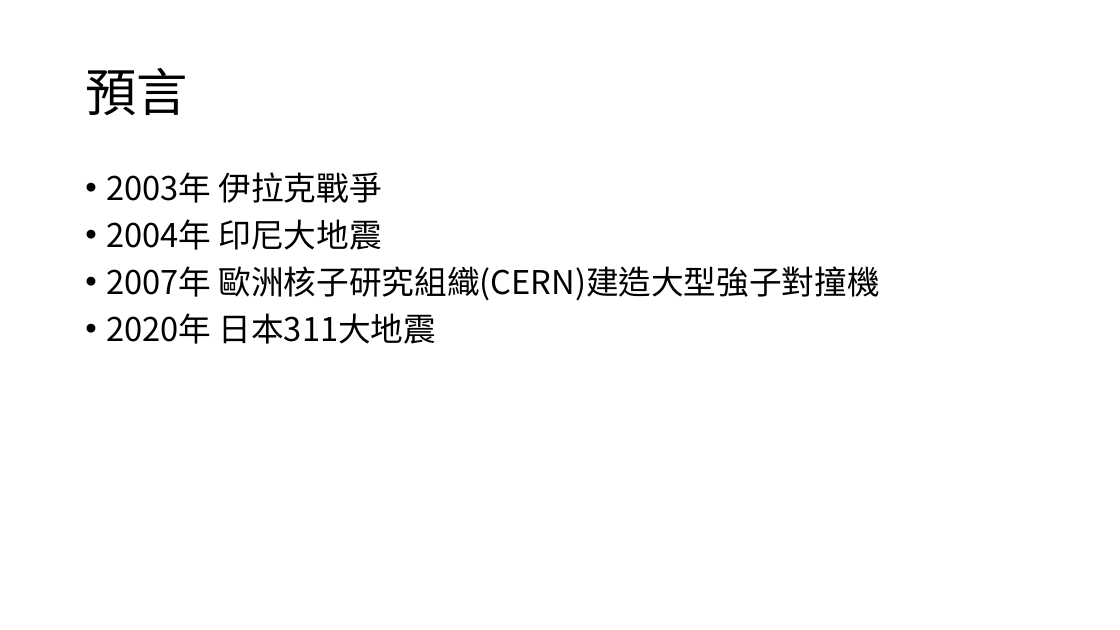
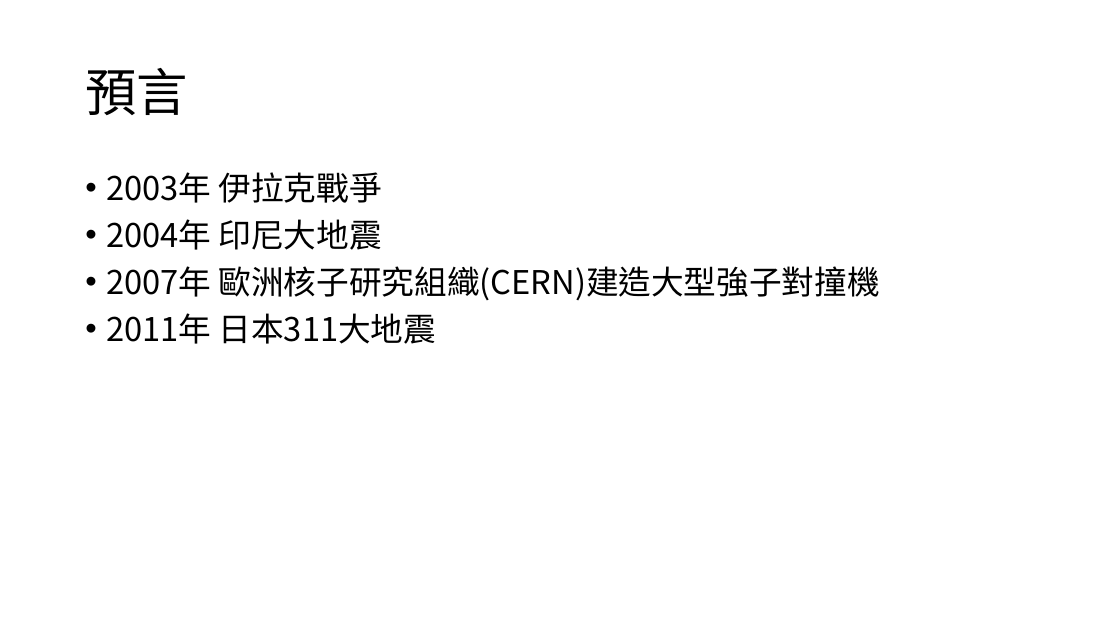
Before and after one commit to TaiChunYen/git, a slide deck: slide 16 of W044週報_戴君諺.pptx. Drawn at 1120x630 pixels with LibreOffice and Linux fonts; fonts in the diff are those of the drawing. Boxes give left, top, right and bottom in pixels: in the first picture for what was removed or moved away, otherwise in the second. Text is boxed around its words. In the diff, an @@ line names an element or a change of style, - is before the commit and + after.

```diff
--- a/W044週報_戴君諺.pptx
+++ b/W044週報_戴君諺.pptx
@@ text at [106,313,436,344]: text changed @@
-• 2020年 日本311大地震
+• 2011年 日本311大地震
```
Also in this commit, not shown: 11 other slides changed.
